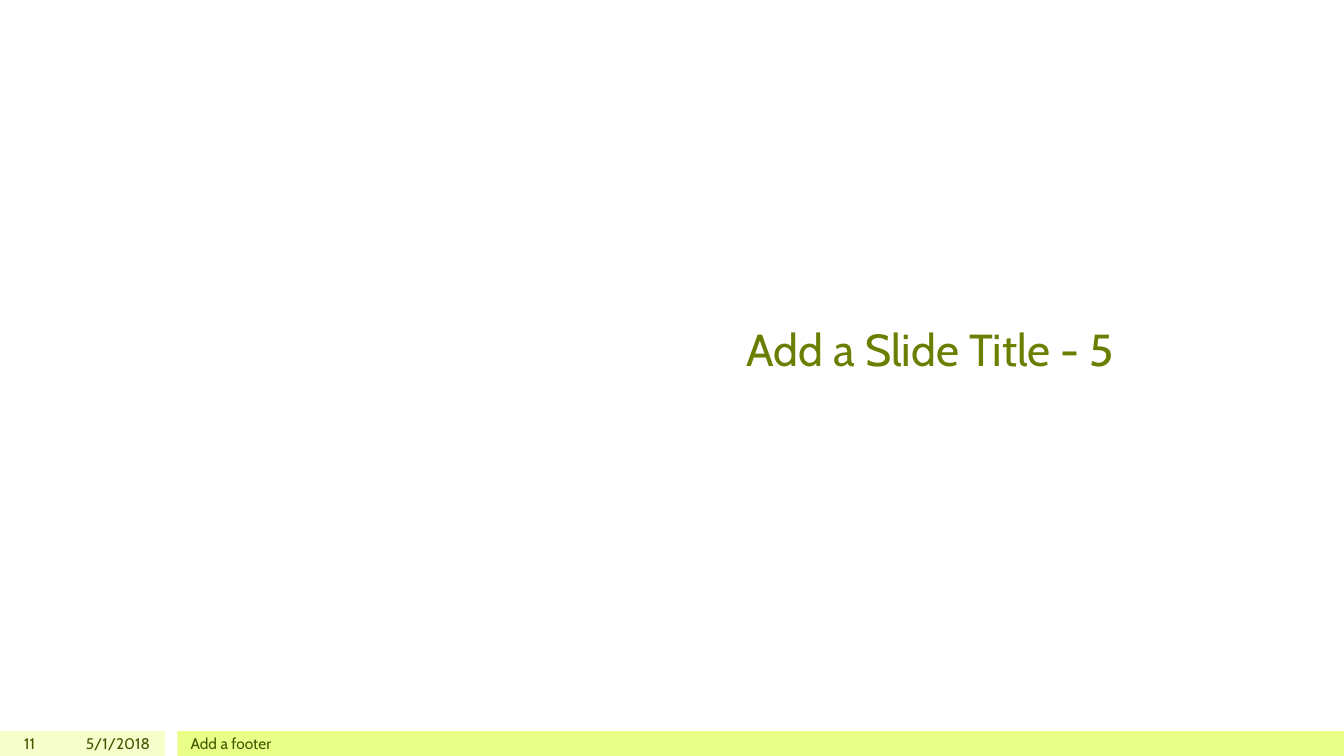
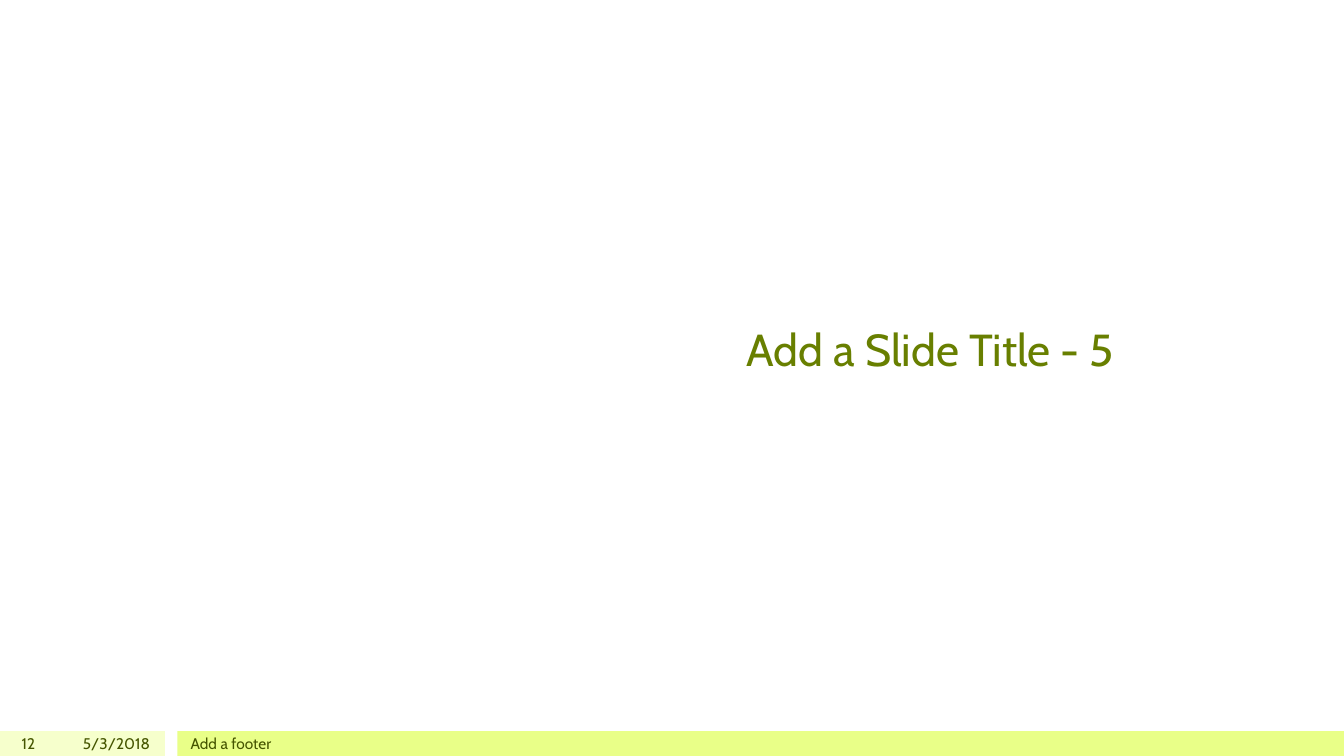
Before and after one commit to iamchristinelee/codeacademy, a slide deck: slide 12 of DataScience/Capstone/biodiversity.pptx (slide 11 before the commit). Drawn at 1344x756 pixels with LibreOffice and Linux fonts; fonts in the diff are those of the drawing. Boxes give left, top, right and bottom in pixels: in the first picture for what was removed or moved away, otherwise in the second. Text is boxed around its words. In the diff, an @@ line names an element or a change of style, - is before the commit and + after.

```diff
--- a/DataScience/Capstone/biodiversity.pptx
+++ b/DataScience/Capstone/biodiversity.pptx
@@ page number at box(22, 738, 36, 749): text changed @@
-11
+12
@@ text at box(83, 738, 150, 751): text changed @@
-5/1/2018
+5/3/2018
```
Also in this commit, not shown: 9 other slides changed, 3 slides added, 3 other files.
